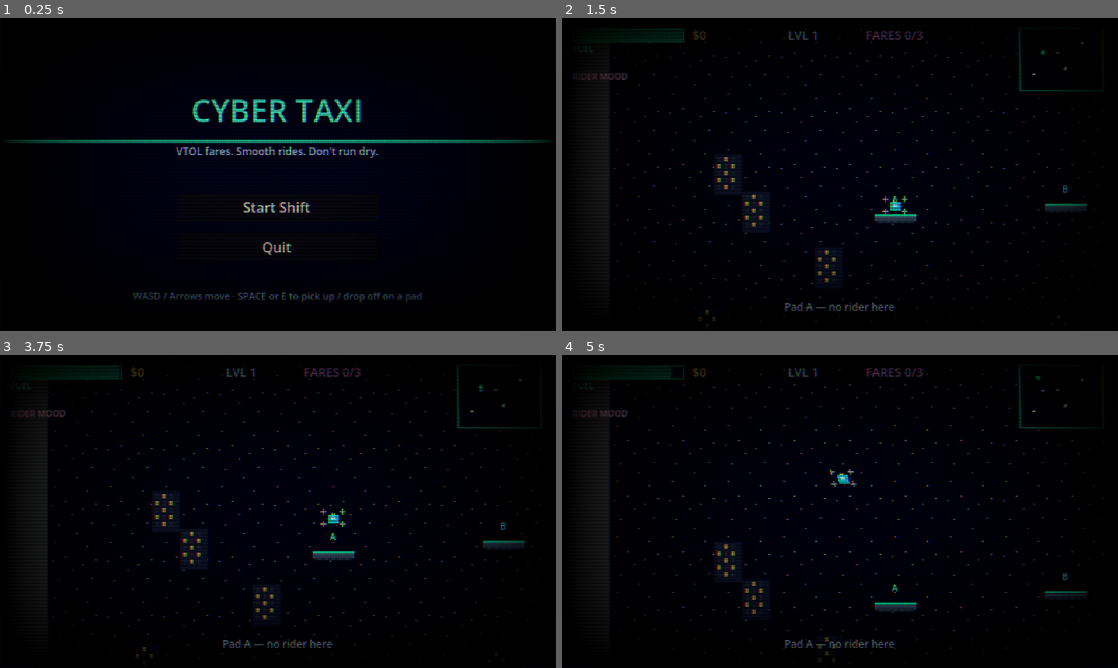
Above: before the commit, frames 1-4 (two rows, left to right).
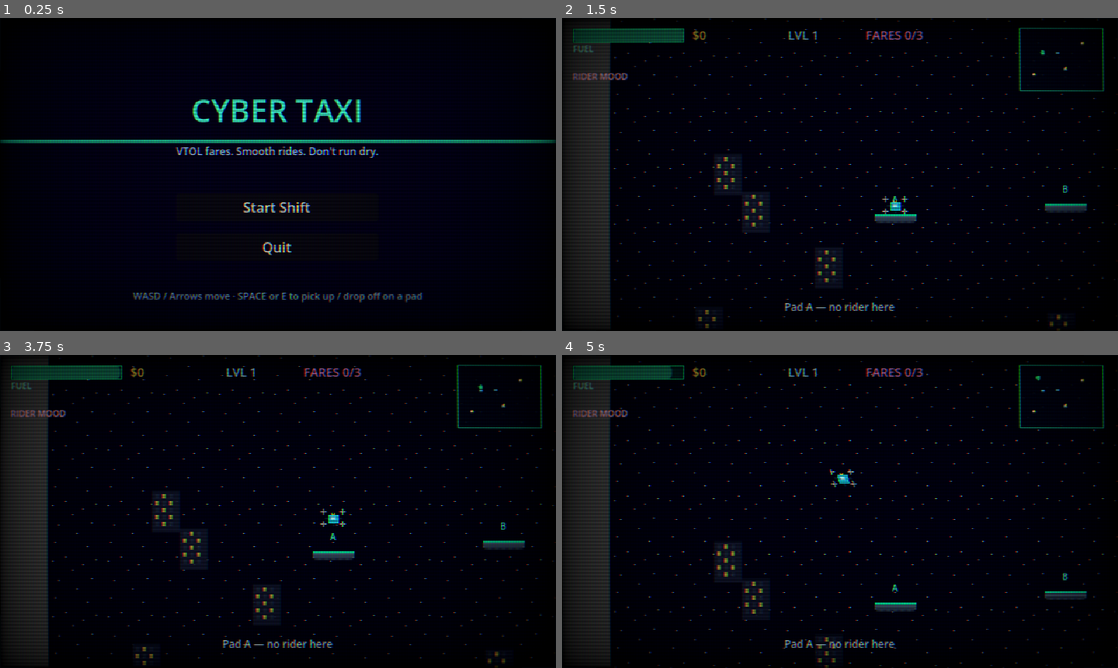
Above: after the commit, the same moments.

Repository: wojtekgalaj/cybertaxi
Game: Godot game, scene res://scenes/main_menu.tscn
Two runs of this game, one before a commit and one after it. Both use one fixed random seed, a clock stepped at 60 frames per second and the inputs below.
Inputs:
- Up to frame 1 (0.25 s): no input
- Up to frame 2 (1.5 s): click "Start Shift" at 0.5 s; hold D (move_right) from 1.28 s (still down); tap Space (land) at 1.35 s
- Up to frame 3 (3.75 s): tap Enter at 2, 3.5 s; release D (move_right) at 2.03 s; hold S (move_down) 2.03-2.78 s; tap Space (land) at 2.1, 2.75, 2.85, 3.6 s; hold D (move_right) 2.78-3.53 s; hold W (move_up) from 3.53 s (still down)
- Up to frame 4 (5 s): release W (move_up) at 4.28 s; hold A (move_left) from 4.28 s (still down); tap Space (land) at 4.35 s

The runs differ from the first frame. In frame 1, 1.0% of the frame differs, in the area x 0-100%, y 26-91%; in frame 2, 4.5%; in frame 3, 4.5%; in frame 4, 4.5%, in the area x 0-100%, y 2-100%.

Commit message:
less vignette in the shader

Diff:
--- a/assets/shaders/crt.gdshader
+++ b/assets/shaders/crt.gdshader
@@ -6,7 +6,7 @@
 uniform float curvature : hint_range(0.0, 0.25) = 0.06;
 uniform float scanline_strength : hint_range(0.0, 1.0) = 0.28;
 uniform float scanline_count : hint_range(60.0, 480.0) = 180.0;
-uniform float vignette_strength : hint_range(0.0, 1.5) = 0.55;
+uniform float vignette_strength : hint_range(0.0, 1.5) = 0.22;
 uniform float chroma_offset : hint_range(0.0, 0.004) = 0.0012;
 uniform float brightness : hint_range(0.5, 1.5) = 1.05;
 uniform float contrast : hint_range(0.5, 1.5) = 1.08;
